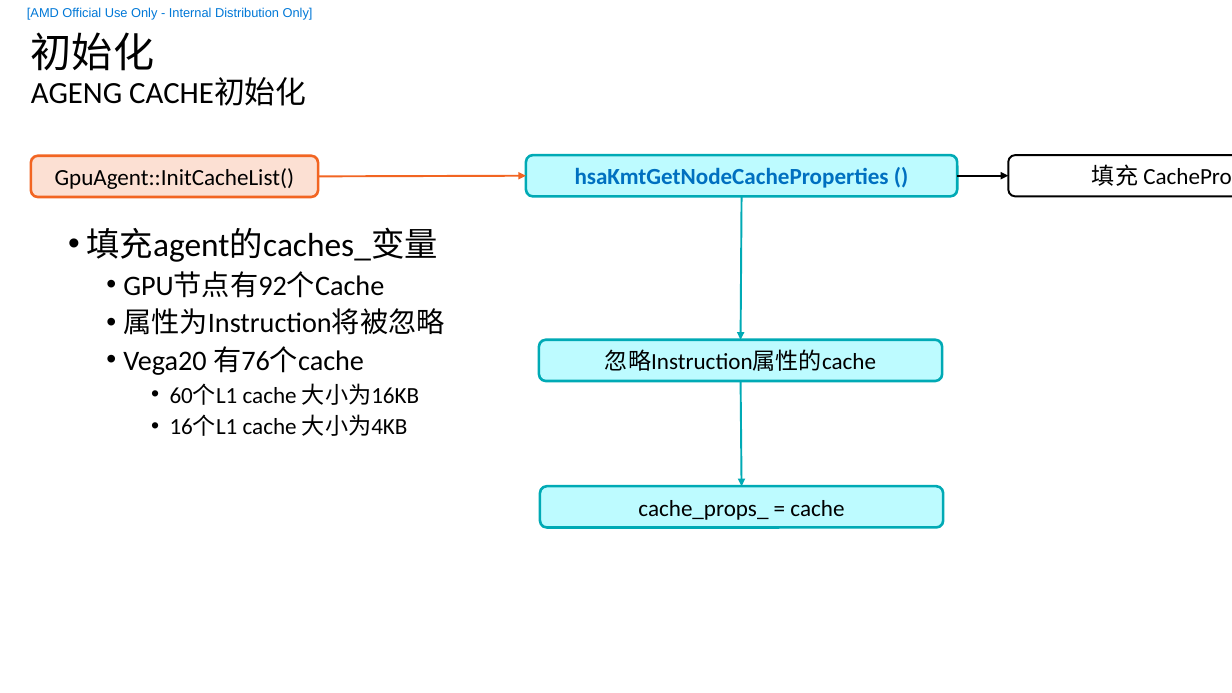
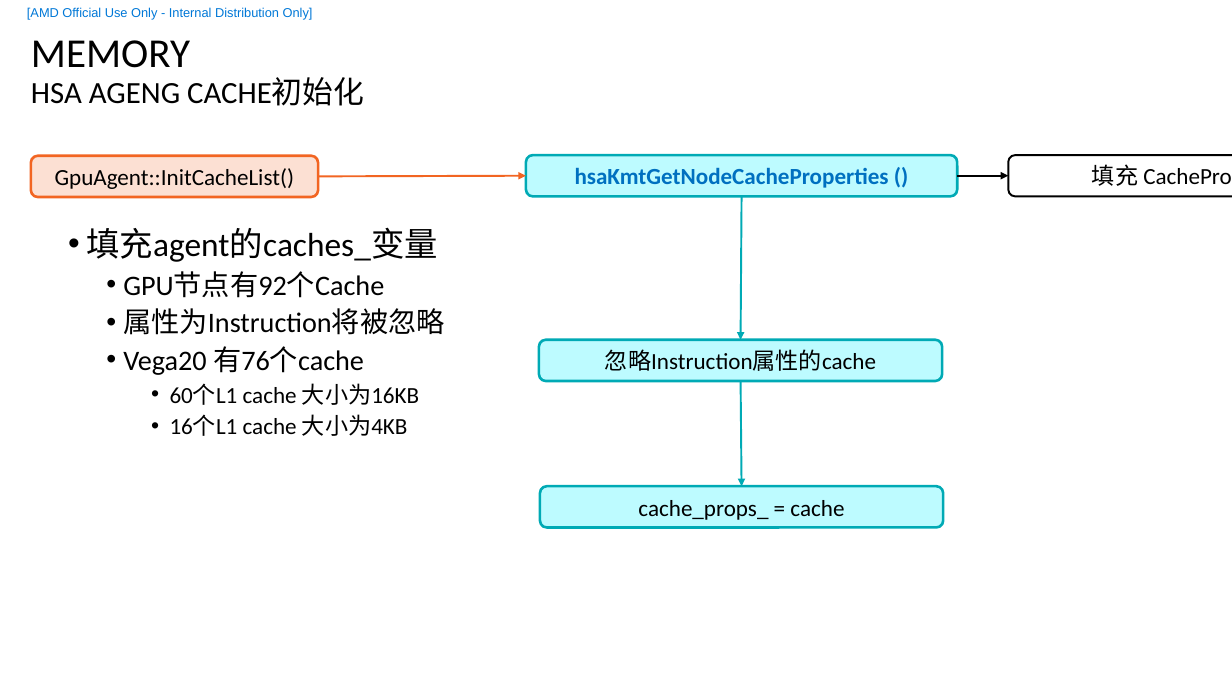
Before and after one commit to feifei14119/KmtHsaStudy, a slide deck: slide 14 of doc/HSA-KMT.pptx (slide 8 before the commit). Drawn at 1232x693 pixels with LibreOffice and Linux fonts; fonts in the diff are those of the drawing; background and template pictures are left out. Boxes give left, top, right and bottom in pixels: in the first picture for what was removed or moved away, otherwise in the second. Text is boxed around its words. In the diff, an @@ line names an element or a change of style, - is before the commit and + after.

```diff
--- a/doc/HSA-KMT.pptx
+++ b/doc/HSA-KMT.pptx
@@ title at bbox=[31, 40, 190, 68]: text changed @@
-初始化
+MEMORY
@@ text at bbox=[31, 78, 364, 106]: text changed @@
-AGENG CACHE初始化
+HSA AGENG CACHE初始化
```
Also in this commit, not shown: 12 other slides changed, 14 slides added, 2 slides removed, 22 other files.
